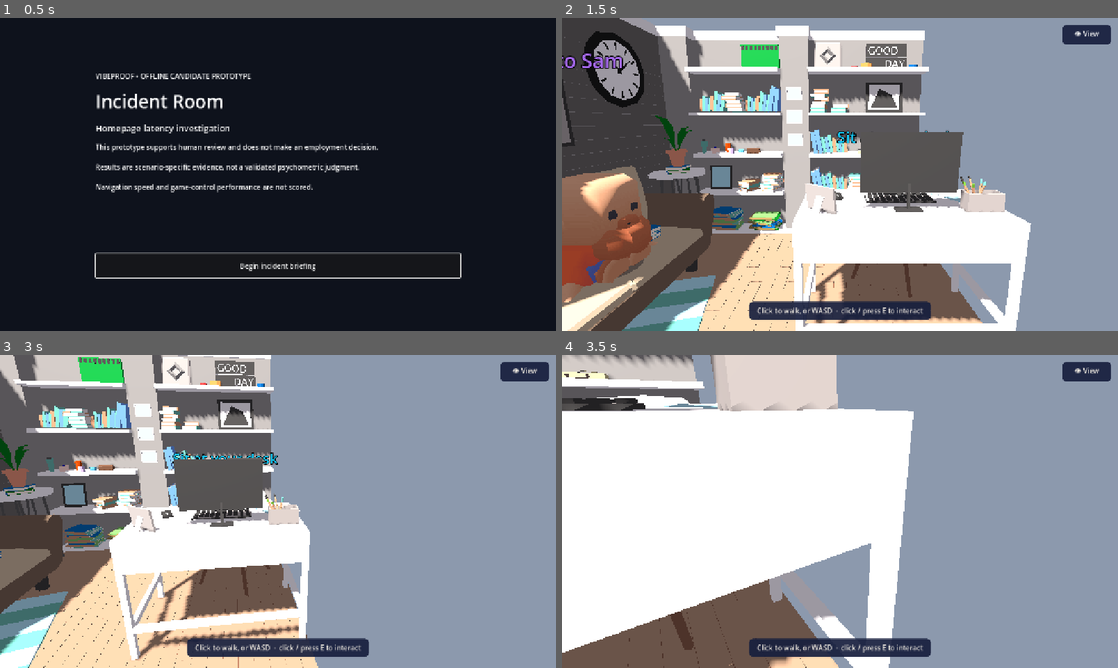
Above: before the commit, frames 1-4 (two rows, left to right).
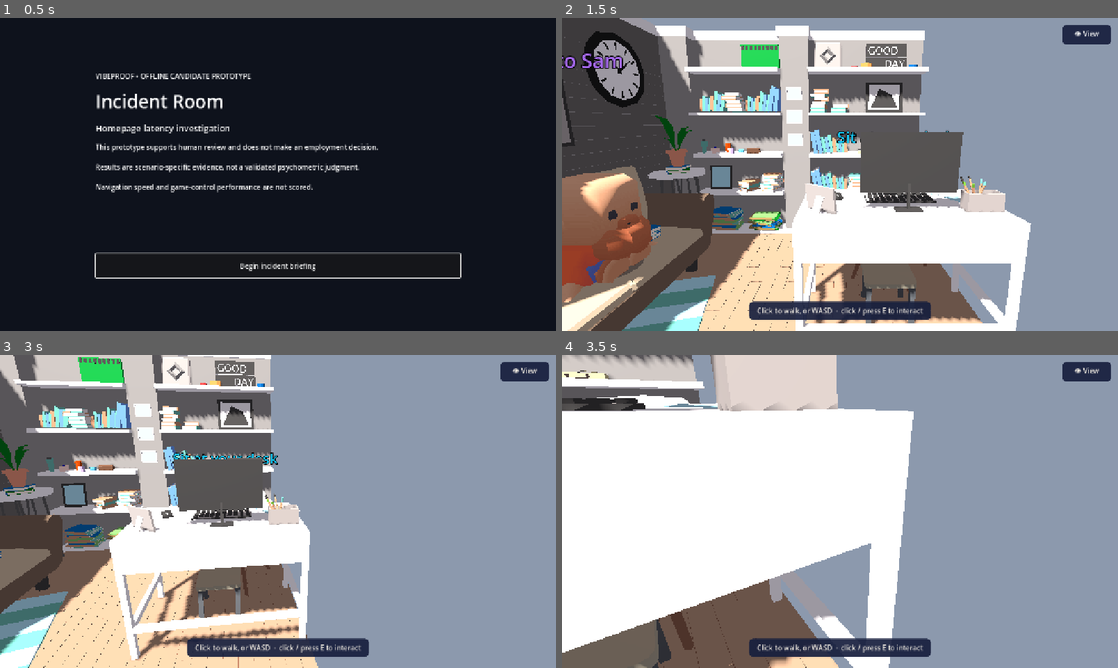
Above: after the commit, the same moments.

Repository: mengfoong-dev/codex-candidate-assesment-system
Game: Godot game, scene res://scenes/main/main.tscn
Same seed, same stepped clock (60 frames per second), same inputs: the game is played once before the commit and once after it.
Inputs (mouse positions are in pixels of both pictures, inside the frame that each line leads up to):
- Up to frame 1 (0.5 s): no input
- Up to frame 2 (1.5 s): click "Begin incident briefing" at 0.5 s; click "👁 View" at 1.25 s
- Up to frame 3 (3 s): tap Enter at 2, 2.75 s; move the mouse to (400, 495) at 2.02 s; hold D (move_right) 2.03-2.75 s; tap E (interact) at 2.1 s; click (400, 495) at 2.17 s; drag from (166, 527) to (250, 574) at 2.77 s
- Up to frame 4 (3.5 s): no input

Frame 1 is identical in both runs. In frame 2, 0.3% of the frame differs, in the area x 53-64%, y 78-98%; in frame 3, 0.3%; in frame 4, 0.2%.

Commit message:
fix: give the seated player a real chair at the big desk
The Office Room 15 model is a single material-merged mesh, so its built-in desk
and chair are not separate nodes and can't be moved or rotated. The player was
sitting on the floor because there was no usable chair at the seat. Add a VNB
Chair_A under the seat (facing the room to match the player) so she sits on an
actual chair. 12/12 suites pass; deployed to vibeproof-web.

Diff:
--- a/apps/incident-room/scenes/room/incident_room.tscn
+++ b/apps/incident-room/scenes/room/incident_room.tscn
@@ -6,6 +6,7 @@
 [ext_resource type="PackedScene" uid="uid://dbph8hxieq235" path="res://assets/third_party/office-room-15/office_room_15.glb" id="18_room"]
 [ext_resource type="Script" path="res://scripts/presentation/mesh_collider.gd" id="21_collider"]
 [ext_resource type="PackedScene" path="res://scenes/player/senior_visual.tscn" id="24_senior"]
+[ext_resource type="Mesh" uid="uid://do7o868e5cnsb" path="res://assets/third_party/vnb-office-set/Chair_A.obj" id="26_chair"]
 
 [sub_resource type="Environment" id="Environment_room"]
 background_mode = 1
@@ -91,6 +92,10 @@
 station_title = "Sit at your desk"
 accent_color = Color(0.1, 0.78, 0.95, 1)
 
+[node name="DeskChair" type="MeshInstance3D" parent="."]
+transform = Transform3D(1, 0, 0, 0, 1, 0, 0, 0, 1, 1.6, 0, 0.35)
+mesh = ExtResource("26_chair")
+
 [node name="Player" parent="." instance=ExtResource("1_player")]
 position = Vector3(1.0, 0.05, 1.7)
 camera_path = NodePath("../Camera3D")
Not shown: 1 places in apps/incident-room/scenes/room/incident_room.tscn that only renumber resources
